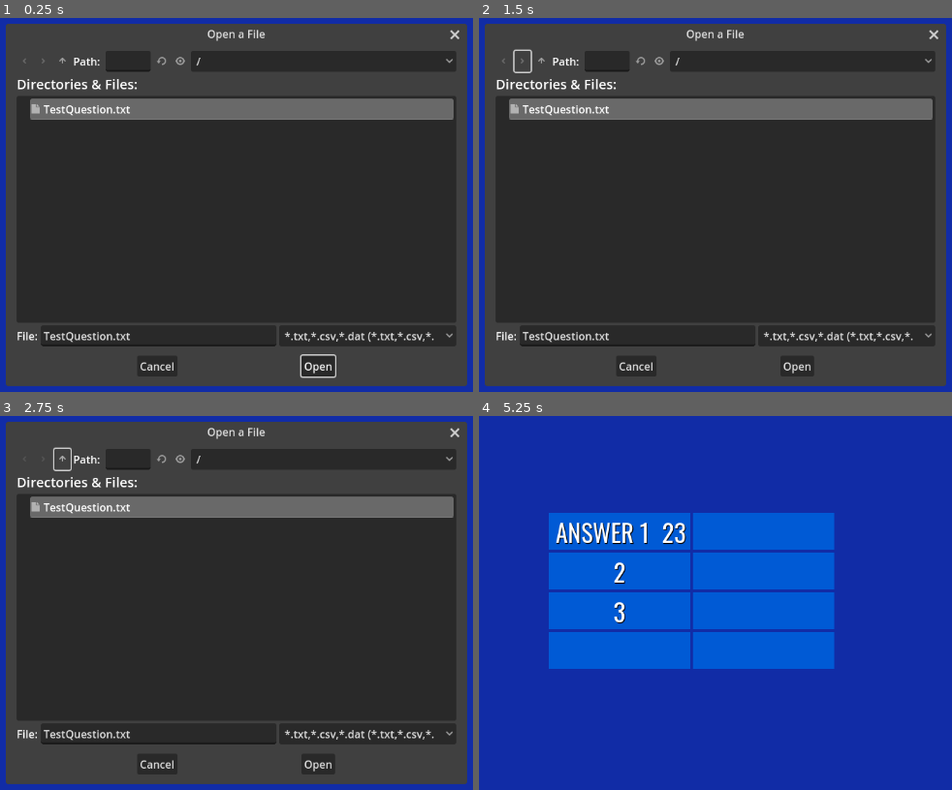
Above: before the commit, frames 1-4 (two rows, left to right).
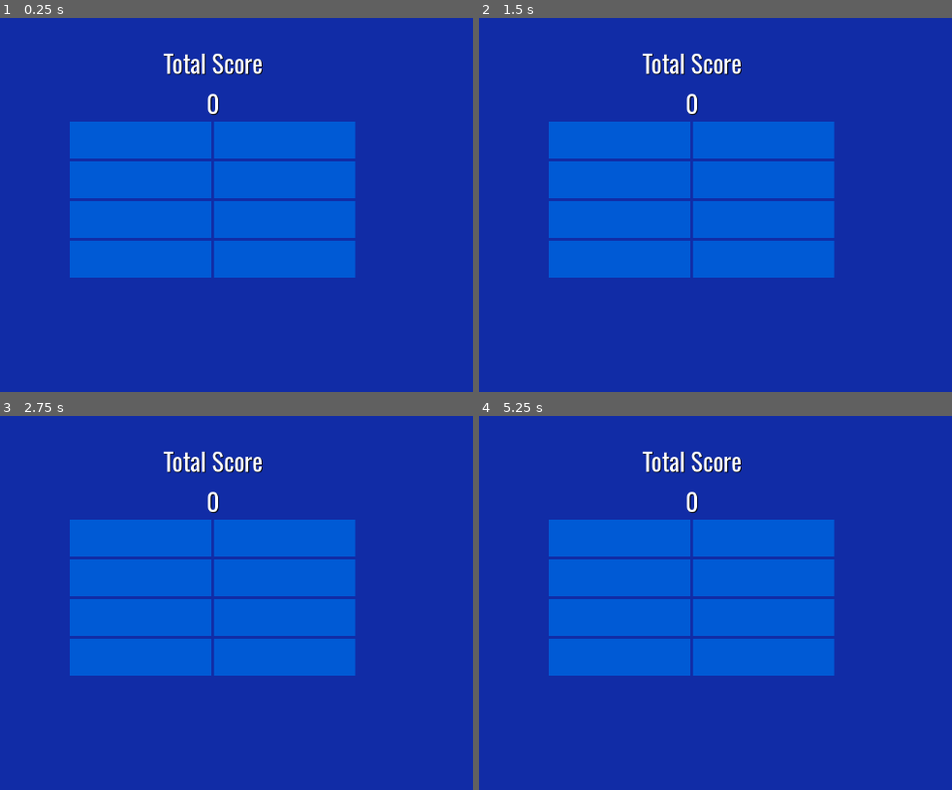
Above: after the commit, the same moments.

Repository: Javachup/godot-prototypes
Game: Godot game, scene res://root.tscn
Same seed, same stepped clock (60 frames per second), same inputs: the game is played once before the commit and once after it.
Inputs (mouse positions are in pixels of both pictures, inside the frame that each line leads up to):
- Up to frame 1 (0.25 s): no input
- Up to frame 2 (1.5 s): click (521, 62) at 0.52 s; click (521, 62) at 1.27 s
- Up to frame 3 (2.75 s): click (61, 460) at 2.02 s
- Up to frame 4 (5.25 s): click (540, 460) at 2.77 s; click (795, 763) at 3.5 s, where only the run before the commit has a clickable "Open"; tap Enter at 4.25 s; hold Space (HideAll) 4.28-5.03 s; tap 1 (Reveal1) at 5.1 s

The runs differ from the first frame. In frame 1, 94% of the frame differs, in the area x 1-99%, y 1-99%; in frame 2, 94%; in frame 3, 94%; in frame 4, 6.8%.

Commit message:
adds something for the score total

Diff:
--- a/FamilyFeud/Answer/answer.gd
+++ b/FamilyFeud/Answer/answer.gd
@@ -7,14 +7,20 @@
 @onready var real_answer: Label = %"Real Answer"
 @onready var real_number: Label = %"Real Number"
 @onready var number: Label = %Number
+var value: int = 0
 
 var is_real := false
 
-func toggle_reveal():
-	if not is_real: return
+# returns 1 when made revealed, -1 when made hidden, and 0 when it isn't real
+func toggle_reveal() -> int:
+	if not is_real: return 0
 
-	if hidden_side.visible: reveal()
-	else: make_hidden()
+	if hidden_side.visible:
+		reveal()
+		return 1
+	else:
+		make_hidden()
+		return -1
 
 func reveal():
 	if not is_real: return
@@ -33,6 +39,7 @@
 func set_answer(answer: String, number: int):
 	set_is_real(true)
 
+	value = number
 	real_answer.text = answer
 	real_number.text = str(number)
 
--- a/FamilyFeud/AnswerManager/answer_manager.gd
+++ b/FamilyFeud/AnswerManager/answer_manager.gd
@@ -1,10 +1,15 @@
 class_name AnswerManager
-extends GridContainer
+extends Control
 
 @export var answers : Array[Answer]
 @onready var file_dialog = %FileDialog
+@onready var score_label = %Score
+var score := 0
 
 var last_loaded_path: String
+
+func _process(delta):
+	score_label.text = str(score)
 
 func _unhandled_input(event):
 	var reveal = -1
@@ -18,7 +23,9 @@
 	elif event.is_action_released("Reveal8"): reveal = 8
 
 	if reveal > 0:
-		answers[reveal-1].toggle_reveal()
+		var add = answers[reveal-1].value
+		add *= answers[reveal-1].toggle_reveal()
+		score += add
 
 	if event.is_action_pressed("HideAll"): load_question(last_loaded_path)
 	if event.is_action_pressed("LoadNewQuestion"): open_dialog()
--- a/FamilyFeud/AnswerManager/answer_manager.tscn
+++ b/FamilyFeud/AnswerManager/answer_manager.tscn
@@ -1,9 +1,11 @@
-[gd_scene load_steps=3 format=3 uid="uid://d00h0posy3hnu"]
+[gd_scene load_steps=4 format=3 uid="uid://d00h0posy3hnu"]
 
 [ext_resource type="Script" path="res://AnswerManager/answer_manager.gd" id="1_ae0rn"]
 [ext_resource type="PackedScene" uid="uid://bc7d66mqp3h8g" path="res://Answer/answer.tscn" id="1_gq7v7"]
+[ext_resource type="Theme" uid="uid://b4b1doqhlrgh6" path="res://Themes/theme.tres" id="3_r577l"]
 
-[node name="AnswerManager" type="GridContainer" node_paths=PackedStringArray("answers")]
+[node name="AnswerManager" type="Control" node_paths=PackedStringArray("answers")]
+layout_mode = 3
 anchors_preset = 8
 anchor_left = 0.5
 anchor_top = 0.5
@@ -15,61 +17,132 @@
 offset_bottom = 75.0
 grow_horizontal = 2
 grow_vertical = 2
-columns = 2
 script = ExtResource("1_ae0rn")
 answers = [NodePath("Answer1"), NodePath("Answer2"), NodePath("Answer3"), NodePath("Answer4"), NodePath("Answer5"), NodePath("Answer6"), NodePath("Answer7"), NodePath("Answer8")]
 
 [node name="Answer1" parent="." instance=ExtResource("1_gq7v7")]
 layout_mode = 2
+anchors_preset = 0
+anchor_right = 0.0
+anchor_bottom = 0.0
+offset_right = 210.0
+offset_bottom = 55.0
 
 [node name="Answer5" parent="." instance=ExtResource("1_gq7v7")]
 layout_mode = 2
+anchors_preset = 0
+anchor_right = 0.0
+anchor_bottom = 0.0
+offset_left = 214.0
+offset_right = 424.0
+offset_bottom = 55.0
 
 [node name="Number" parent="Answer5/Hidden Side" index="0"]
 text = "5"
 
 [node name="Answer2" parent="." instance=ExtResource("1_gq7v7")]
 layout_mode = 2
+anchors_preset = 0
+anchor_right = 0.0
+anchor_bottom = 0.0
+offset_top = 59.0
+offset_right = 210.0
+offset_bottom = 114.0
 
 [node name="Number" parent="Answer2/Hidden Side" index="0"]
 text = "2"
 
 [node name="Answer6" parent="." instance=ExtResource("1_gq7v7")]
 layout_mode = 2
+anchors_preset = 0
+anchor_right = 0.0
+anchor_bottom = 0.0
+offset_left = 214.0
+offset_top = 59.0
+offset_right = 424.0
+offset_bottom = 114.0
 
 [node name="Number" parent="Answer6/Hidden Side" index="0"]
 text = "6"
 
 [node name="Answer3" parent="." instance=ExtResource("1_gq7v7")]
 layout_mode = 2
+anchors_preset = 0
+anchor_right = 0.0
+anchor_bottom = 0.0
+offset_top = 118.0
+offset_right = 210.0
+offset_bottom = 173.0
 
 [node name="Number" parent="Answer3/Hidden Side" index="0"]
 text = "3"
 
 [node name="Answer7" parent="." instance=ExtResource("1_gq7v7")]
 layout_mode = 2
+anchors_preset = 0
+anchor_right = 0.0
+anchor_bottom = 0.0
+offset_left = 214.0
+offset_top = 118.0
+offset_right = 424.0
+offset_bottom = 173.0
 
 [node name="Number" parent="Answer7/Hidden Side" index="0"]
 text = "7"
 
 [node name="Answer4" parent="." instance=ExtResource("1_gq7v7")]
 layout_mode = 2
+anchors_preset = 0
+anchor_right = 0.0
+anchor_bottom = 0.0
+offset_top = 177.0
+offset_right = 210.0
+offset_bottom = 232.0
 
 [node name="Number" parent="Answer4/Hidden Side" index="0"]
 text = "4"
 
 [node name="Answer8" parent="." instance=ExtResource("1_gq7v7")]
 layout_mode = 2
+anchors_preset = 0
+anchor_right = 0.0
+anchor_bottom = 0.0
+offset_left = 214.0
+offset_top = 177.0
+offset_right = 424.0
+offset_bottom = 232.0
 
 [node name="Number" parent="Answer8/Hidden Side" index="0"]
 text = "8"
+
+[node name="Score" type="VBoxContainer" parent="."]
+layout_mode = 1
+anchors_preset = 10
+anchor_right = 1.0
+offset_top = -116.31
+offset_bottom = -0.309998
+grow_horizontal = 2
+
+[node name="TotalScore" type="Label" parent="Score"]
+layout_mode = 2
+theme = ExtResource("3_r577l")
+text = "Total Score"
+horizontal_alignment = 1
+vertical_alignment = 1
+
+[node name="Score" type="Label" parent="Score"]
+unique_name_in_owner = true
+layout_mode = 2
+theme = ExtResource("3_r577l")
+text = "100"
+horizontal_alignment = 1
+vertical_alignment = 1
 
 [node name="FileDialog" type="FileDialog" parent="."]
 unique_name_in_owner = true
 title = "Open a File"
 initial_position = 1
 size = Vector2i(600, 500)
-visible = true
 always_on_top = true
 ok_button_text = "Open"
 dialog_hide_on_ok = true
